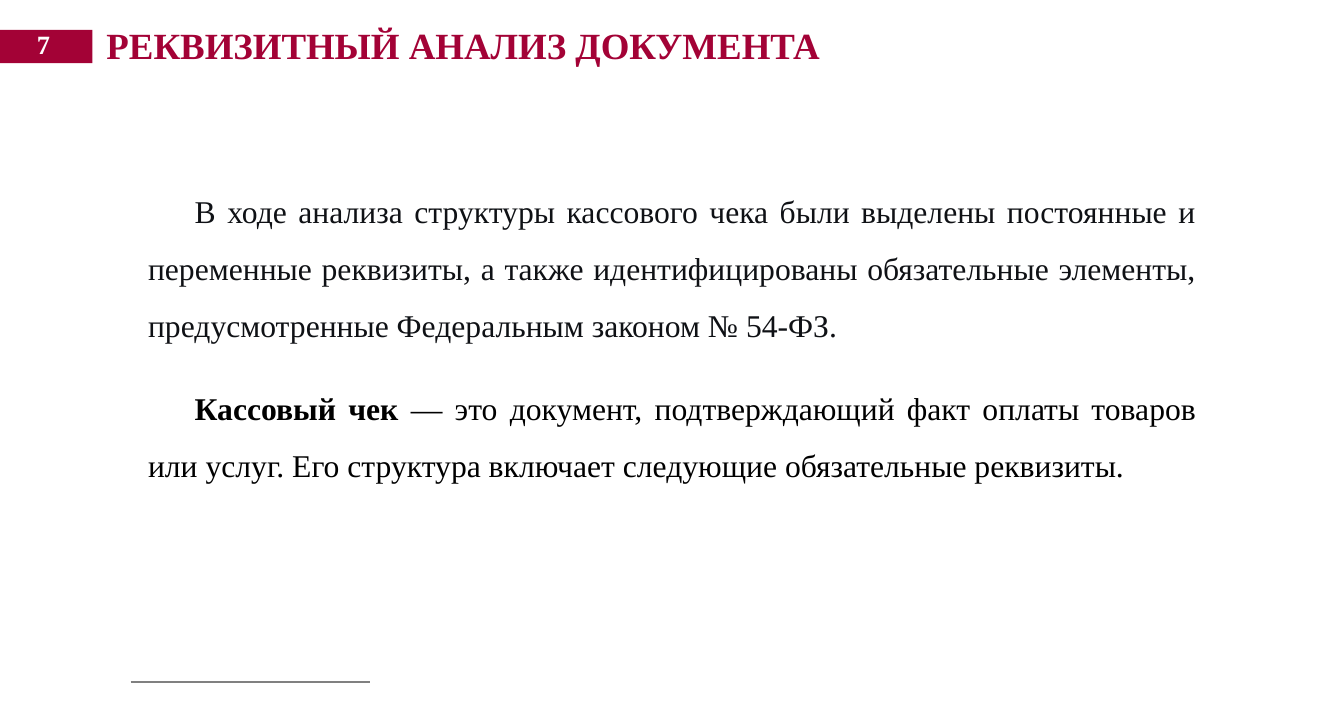
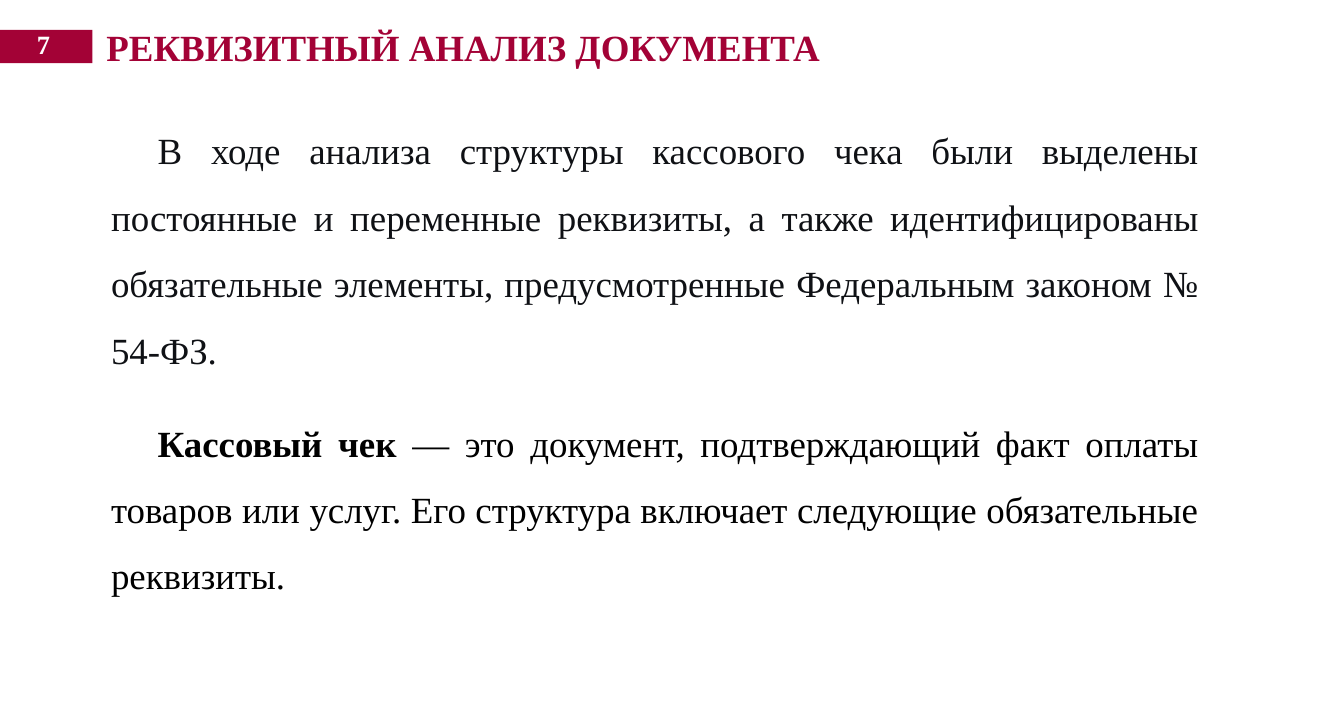
Before and after one commit to xramokkk/lab-2, a slide deck: slide 7 of лаб 2.pptx. Drawn at 1344x709 pixels with LibreOffice and Linux fonts; fonts in the diff are those of the drawing; background and template pictures are left out. Boxes give left, top, right and bottom in pixels: in the first picture for what was removed or moved away, otherwise in the second. Text is boxed around its words. In the diff, an @@ line names an element or a change of style, - is before the commit and + after.

```diff
--- a/лаб 2.pptx
+++ b/лаб 2.pptx
@@ text "В ходе анализа структуры кассового ...": place and size @@
-text "В ходе анализа структуры кассового ..." at [148, 200, 1196, 484]
+text "В ходе анализа структуры кассового ..." at [111, 137, 1198, 597]
@@ text "В ходе анализа структуры кассового ..." at [111, 137, 1198, 597]: size 24 to 28 pt @@
@@ rectangle added at [109, 665, 394, 694], fill #FFFFFF @@
@@ line removed from (131, 682) to (370, 682) @@
```
Also in this commit, not shown: 33 other slides changed.
